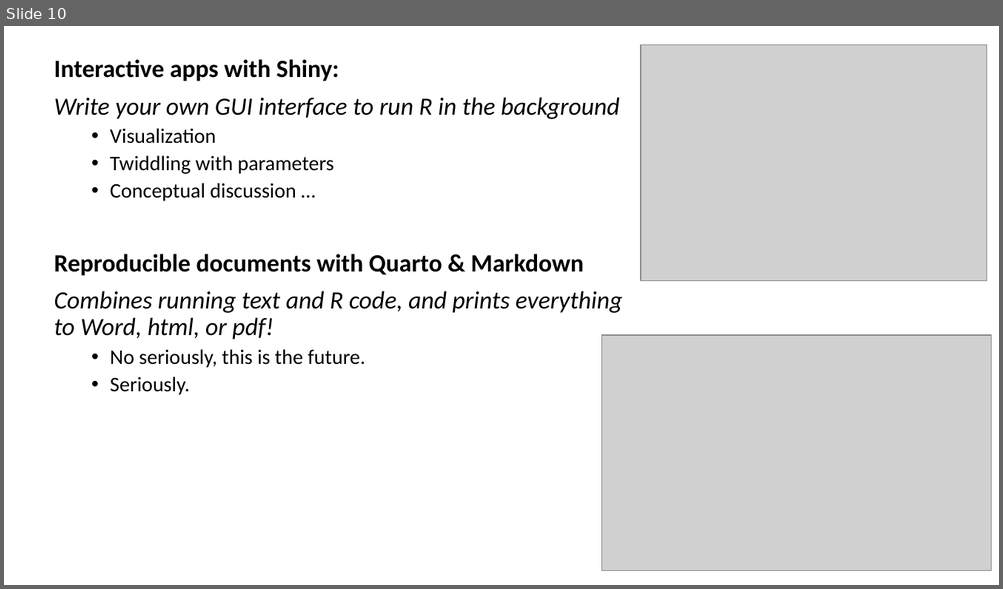
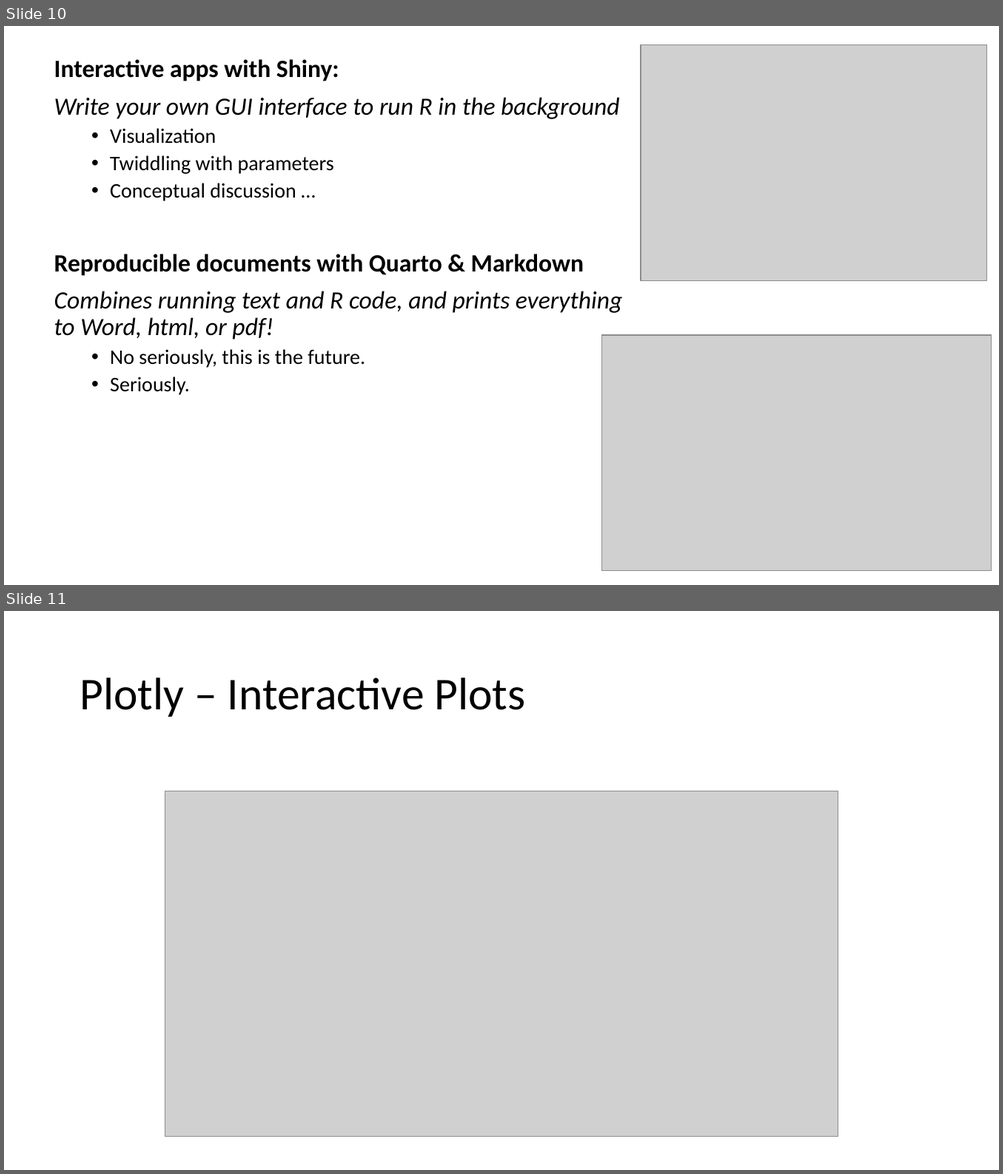
Before and after one commit to ADFG-DSF/ADFG_R_Intro_Workshop_2025, a slide deck: presentations/8 - The adventure begins.pptx. Shown one above the other, each under a label of ours: slide 10 before the commit, slides 10 and 11 after it. The pictures are 1003x589 and 1003x1174 pixels, drawn with LibreOffice and Linux fonts; fonts in the diff are those of the drawing; grey boxes stand for pictures. Boxes give left, top, right and bottom in pixels: in the first picture for what was removed or moved away, otherwise in the second. Text is boxed around its words. In the diff, an @@ line names an element or a change of style, - is before the commit and + after.

```diff
--- a/presentations/8 - The adventure begins.pptx
+++ b/presentations/8 - The adventure begins.pptx
@@ slide 11 added at (4, 611, 999, 1170), background #FFFFFF @@
@@ title added at (79, 678, 526, 717), 44 pt, text #000000 @@
+Plotly – Interactive Plots
@@ picture added at (165, 792, 837, 1137) @@
```
Also in this commit, not shown: 2 other slides added, 6 other files.
